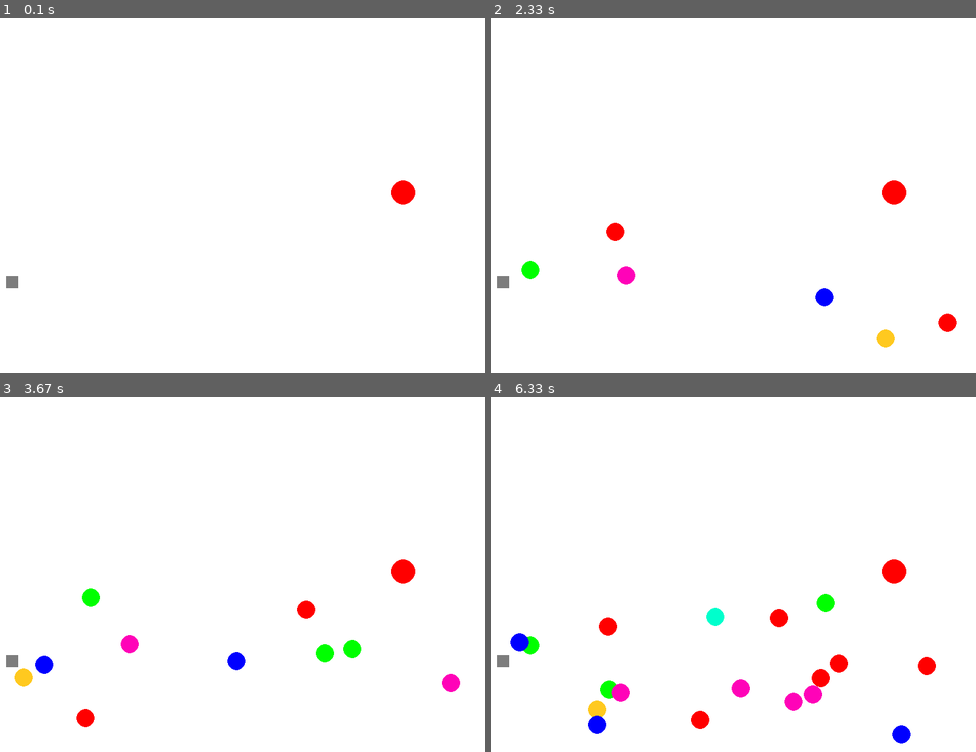
Above: before the commit, frames 1-4 (two rows, left to right).
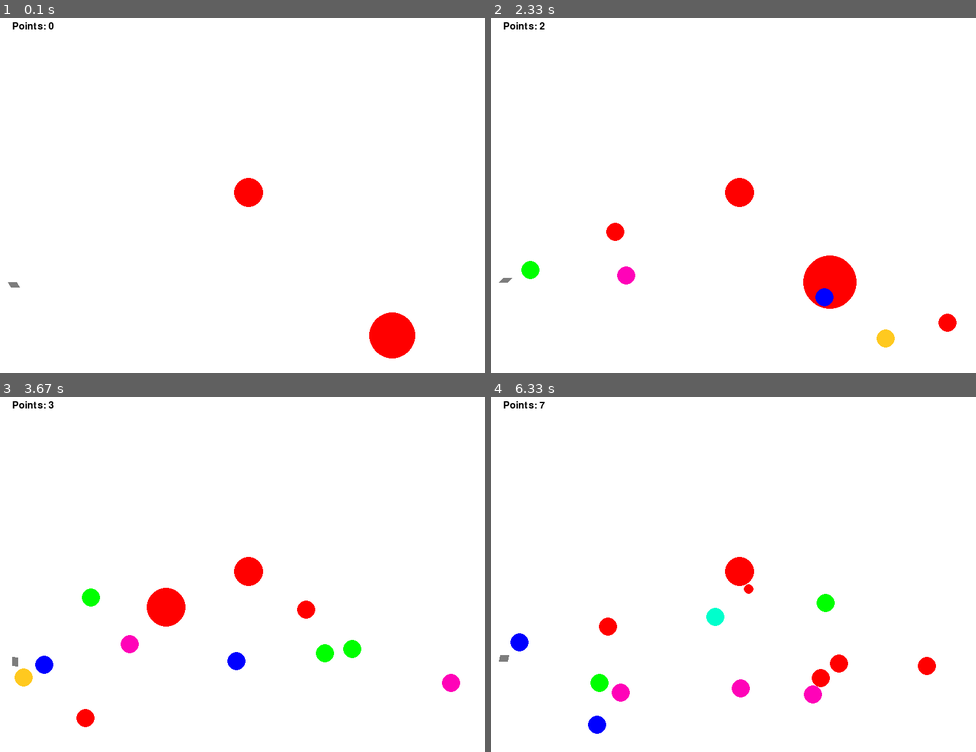
Above: after the commit, the same moments.

Repository: Alex-Raskatov/infa_2022_raskatov
Game: pygame game, started from lab9/gun.py
Same seed, same stepped clock (60 frames per second), same inputs: the game is played once before the commit and once after it.
Inputs (mouse positions are in pixels of both pictures, inside the frame that each line leads up to):
- Up to frame 1 (0.1 s): no input
- Up to frame 2 (2.33 s): press the mouse at (617, 195) at 0.37 s; move the mouse to (699, 234) at 0.47 s; release the mouse at (782, 273) at 0.6 s; press the mouse at (617, 195) at 0.7 s; move the mouse to (699, 238) at 0.8 s; release the mouse at (777, 284) at 0.93 s; press the mouse at (617, 195) at 1.03 s; move the mouse to (704, 184) at 1.13 s; release the mouse at (791, 177) at 1.27 s; press the mouse at (617, 195) at 1.37 s; move the mouse to (602, 163) at 1.47 s; release the mouse at (588, 131) at 1.6 s; press the mouse at (617, 195) at 1.7 s; move the mouse to (723, 160) at 1.8 s; release the mouse at (835, 128) at 1.93 s; press the mouse at (617, 195) at 2.03 s; move the mouse to (617, 191) at 2.13 s; release the mouse at (617, 191) at 2.27 s
- Up to frame 3 (3.67 s): press the mouse at (126, 574) at 2.37 s; move the mouse to (126, 638) at 2.47 s; release the mouse at (126, 705) at 2.6 s; press the mouse at (126, 574) at 2.7 s; move the mouse to (97, 553) at 2.8 s; release the mouse at (63, 535) at 2.93 s; press the mouse at (126, 574) at 3.03 s; move the mouse to (121, 588) at 3.13 s; release the mouse at (116, 606) at 3.27 s; press the mouse at (126, 574) at 3.37 s; move the mouse to (169, 627) at 3.47 s; release the mouse at (213, 681) at 3.6 s
- Up to frame 4 (6.33 s): press the mouse at (617, 574) at 3.7 s; move the mouse to (621, 503) at 3.8 s; release the mouse at (626, 436) at 3.93 s; press the mouse at (617, 574) at 4.03 s; move the mouse to (718, 574) at 4.13 s; release the mouse at (820, 578) at 4.27 s; press the mouse at (617, 574) at 4.37 s; move the mouse to (607, 514) at 4.47 s; release the mouse at (597, 453) at 4.6 s; press the mouse at (617, 574) at 4.7 s; move the mouse to (743, 560) at 4.8 s; release the mouse at (869, 546) at 4.93 s; press the mouse at (617, 574) at 5.03 s; move the mouse to (718, 556) at 5.13 s; release the mouse at (815, 539) at 5.27 s; press the mouse at (617, 574) at 5.37 s; move the mouse to (694, 631) at 5.47 s; release the mouse at (777, 684) at 5.6 s; press the mouse at (617, 574) at 5.7 s; move the mouse to (655, 535) at 5.8 s; release the mouse at (699, 499) at 5.93 s; press the mouse at (617, 574) at 6.03 s; move the mouse to (588, 510) at 6.13 s; release the mouse at (563, 450) at 6.27 s

The runs differ from the first frame. In frame 1, 1.7% of the frame differs, in the area x 1-86%, y 1-96%; in frame 2, 1.9%, in the area x 1-86%, y 1-82%; in frame 3, 1.5%; in frame 4, 1.8%.

Commit message:
две цели, время жизни шариков

Diff:
--- a/lab9/gun.py
+++ b/lab9/gun.py
@@ -20,6 +20,19 @@
 WIDTH = 800
 HEIGHT = 600
 
+class Points:
+    def __init__(self):
+        self.points = 0
+        self.font = pygame.font.SysFont(None, 24)
+
+    def increase(self):
+        self.points += 1
+
+    def draw(self):
+        img = self.font.render('Points: ' + str(self.points), True, (0, 0, 0))
+        screen.blit(img, (20, 20))
+
+
 class Ball:
     def __init__(self, screen: pygame.Surface, x=40, y=450):
         """ Конструктор класса ball
@@ -35,7 +48,7 @@
         self.vx = 0
         self.vy = 0
         self.color = choice(GAME_COLORS)
-        self.live = 30
+        self.live = 4*FPS
 
     def move(self):
         """Переместить мяч по прошествии единицы времени.
@@ -52,6 +65,9 @@
         self.vy += 1
         self.x += self.vx
         self.y += self.vy
+        self.live -= 1
+        if self.live < 0:
+            balls.pop(balls.index(self))
 
     def draw(self):
         pygame.draw.circle(
@@ -113,7 +129,13 @@
             self.color = GREY
 
     def draw(self):
-        pygame.draw.rect(self.screen, self.color, ((10, 440), (20, 20)))
+        # pygame.draw.rect(self.screen, self.color, ((10, 440), (20, 20)))
+        pygame.draw.line(self.screen,
+                         self.color,
+                         (20,450),
+                         (20 + self.f2_power * math.cos(self.an), 450 + self.f2_power * math.sin(self.an)),
+                         15
+                         )
         # FIXME don't know how to do it
 
     def power_up(self):
@@ -138,9 +160,9 @@
 
     def new_target(self):
         """ Инициализация новой цели. """
-        x = self.x = randint(600, 780)
+        x = self.x = randint(200, 780)
         y = self.y = randint(300, 550)
-        r = self.r = randint(2, 50)
+        r = self.r = randint(8, 50)
         live = self.live = 1
         color = self.color = RED
 
@@ -165,13 +187,17 @@
 
 clock = pygame.time.Clock()
 gun = Gun(screen)
-target = Target()
+target_1 = Target()
+target_2 = Target()
 finished = False
+point = Points()
 
 while not finished:
     screen.fill(WHITE)
     gun.draw()
-    target.draw()
+    target_1.draw()
+    target_2.draw()
+    point.draw()
     for b in balls:
         b.draw()
     pygame.display.update()
@@ -189,10 +215,17 @@
 
     for b in balls:
         b.move()
-        if b.hittest(target) and target.live:
-            target.live = 0
-            target.hit()
-            target.new_target()
+        if b.hittest(target_1) and target_1.live:
+            target_1.live = 0
+            target_1.new_target()
+            point.increase()
+        if b.hittest(target_2) and target_2.live:
+            target_2.live = 0
+            target_2.new_target()
+            point.increase()
+
     gun.power_up()
 
 pygame.quit()
+
+'''hi'''
